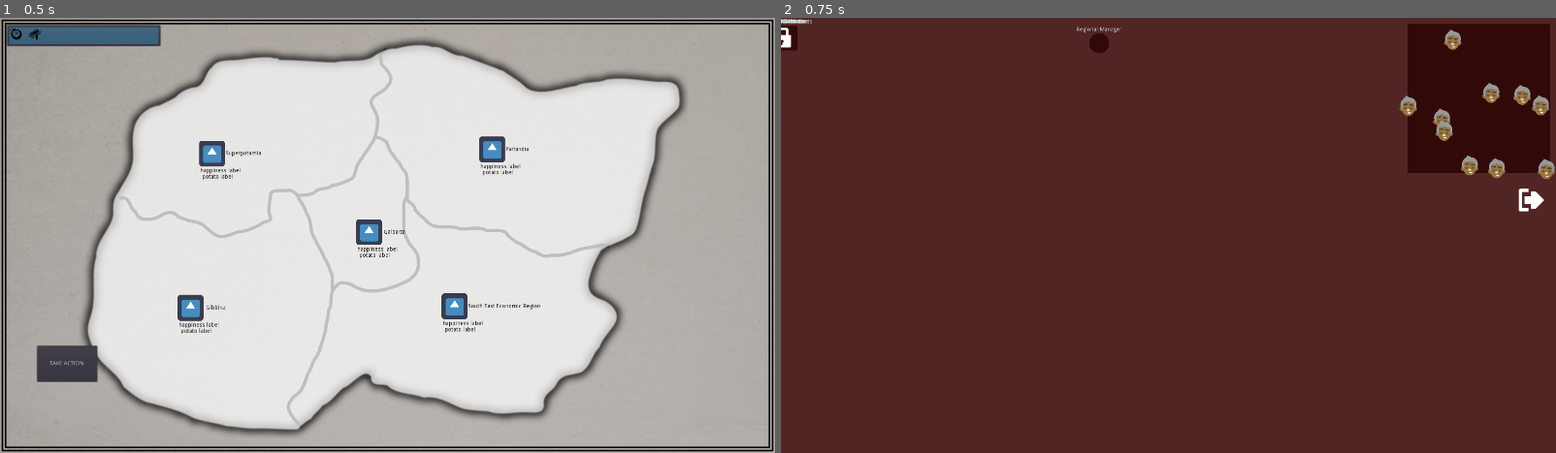
Above: before the commit, frames 1-2 (left to right).
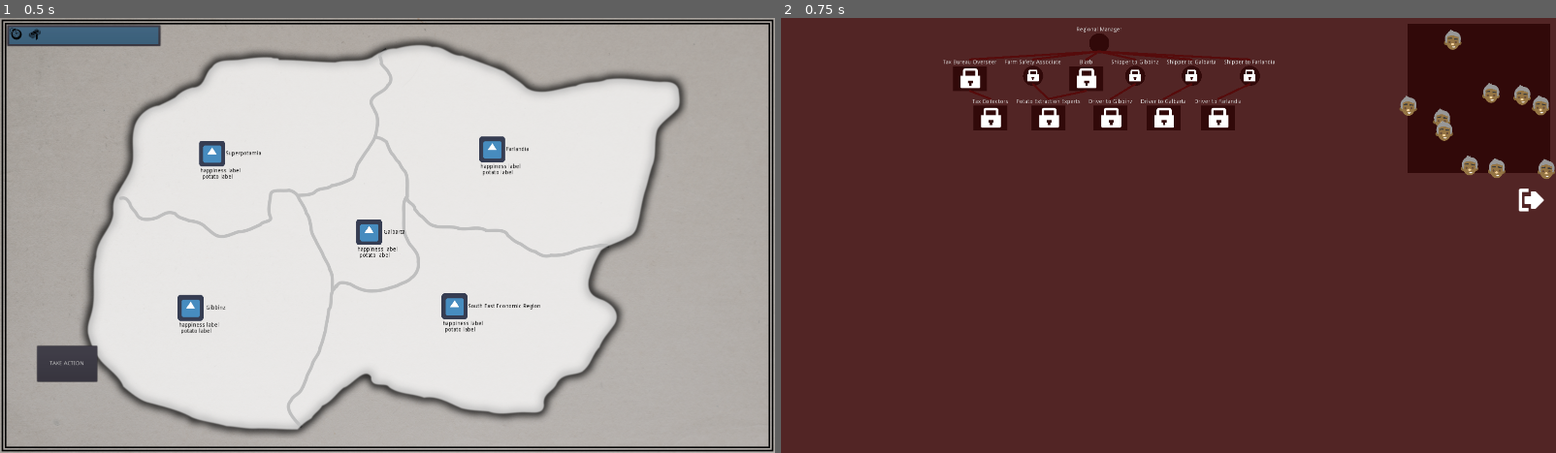
Above: after the commit, the same moments.

Repository: poohshoes/GMTK2020
Game: Godot game, scene res://World.tscn
Same seed, same stepped clock (60 frames per second), same inputs: the game is played once before the commit and once after it. The engine's default icon, where the game draws it, is replaced by a stand-in: a white triangle on a blue panel in a dark square.
Inputs:
- Up to frame 1 (0.5 s): no input
- Up to frame 2 (0.75 s): click "Superpotamia" at 0.5 s

Frame 1 is identical in both runs. In frame 2, 2.8% of the frame differs, in the area x 0-64%, y 0-26%.
Error before the commit: Invalid set index 'parent' (on base: 'Node2D (SingleJob.gd)') with value of type 'Nil'. (res://RegionJobs.gd:177)

Commit message:
Multiple job parents

Diff:
--- a/MultiJob.gd
+++ b/MultiJob.gd
@@ -3,8 +3,11 @@
 export(int) var width;
 export(int) var height;
 
-var parents = null
+var parents = []
+var lines = []
 var children = []
+# These are the children where we are their parent[0]
+var layoutChildren = []
 
 var employee = []
 
--- a/RegionJobs.gd
+++ b/RegionJobs.gd
@@ -17,6 +17,21 @@
 	for job in jobs:
 		numWorkers += job.get_num_workers()
 	return numWorkers
+
+func check_lock(job):
+	var parentsHappy = true
+	for parent in job.parents:
+		if parentsHappy:
+			if parent.isMultiJob:
+				var numWorkersAllowed = parent.get_num_workers() * parent.workersPerManager
+				parentsHappy = job.get_num_workers() < numWorkersAllowed
+			else:
+				parentsHappy = parent.get_num_workers() == 1
+
+	if parentsHappy && job.locked:
+		job.unlock()
+	elif !parentsHappy && !job.locked:
+		job.lock()
 
 func employee_drag_end(employee):
 	for job in jobs:
@@ -25,11 +40,10 @@
 			job.add_employee(employee)
 			employee.hasJob = true
 			for childJob in job.children:
-				childJob.unlock()
-			if job.isMultiJob && job.parent != null && job.parent.isMultiJob:
-				var maxWorkers = job.parent.get_num_workers() * job.parent.workersPerManager
-				if job.get_num_workers() >= maxWorkers:
-					job.lock()
+				check_lock(childJob)
+				#childJob.unlock()
+			#if job.isMultiJob && job.parents.size() != 0 && job.parent.isMultiJob:
+			check_lock(job)
 
 			find_parent('World').tick()
 	if !employee.hasJob:
@@ -50,7 +64,10 @@
 	taxManager.workersPerManager = 2
 	taxCollectors = get_multi_job("Tax Collectors", taxManager)
 	var potatoManager = get_single_job("Farm Safety Associate", rootJob)
+	var potatoManager2 = get_multi_job("Blarb", rootJob)
+	potatoManager2.workersPerManager = 2
 	potatoFarmers = get_multi_job("Potato Extraction Experts", potatoManager)
+	extra_parent(potatoFarmers, potatoManager2)
 
 	for i in range(5):
 		potatoDrivers.append(null)
@@ -93,7 +110,7 @@
 		var unusedWidth = graphWidth - depthWidth[depth]
 		currentDepthWidth.append(unusedWidth / 2)
 	layout(rootJob, depthHeight, depthWidth, currentDepthWidth, 0)
-
+	layout_lines(rootJob)
 
 
 	var employeeTemplate = load("res://Employee.tscn")
@@ -105,6 +122,10 @@
 		employee.position.y = $EmployeePool.rect_position.y + (randi()%int($EmployeePool.rect_size.y))
 		employee.connect("drag_end", self, "employee_drag_end")
 
+func extra_parent(child, parent):
+	child.parents.append(parent)
+	parent.children.append(child)
+
 func setup_shipper(regionId, parent):
 	var name = "NAME NOT FOUND"
 
@@ -125,7 +146,7 @@
 	width[depth] += node.width + 10
 	height[depth] = max(node.height, height[depth])
 
-	for child in node.children:
+	for child in node.layoutChildren:
 		get_layout_sizes(child, height, width, depth + 1)
 
 func layout(node, height, width, currentWidth, depth):
@@ -135,16 +156,39 @@
 	currentWidth[depth] += hMargin + node.width
 	node.position.y = floor(height[depth])
 
-	if node.parent != null:
-		var parentPosition = node.parent.get_global_position()
+	for child in node.layoutChildren:
+		layout(child, height, width, currentWidth, depth + 1)
+
+func layout_lines(node):
+	for parent in node.parents:
+		var parentPosition = parent.get_global_position()
 		var myPosition = node.get_global_position()
 		var lineOffset = parentPosition - myPosition
-		lineOffset.y += node.parent.height
-		var line = node.get_node("Line2D")
-		line.points[1] = lineOffset
-
-	for child in node.children:
-		layout(child, height, width, currentWidth, depth + 1)
+		lineOffset.y += parent.height
+
+		var line = Line2D.new()
+		line.set_name("line")
+		node.move_child(node, 0)
+		node.add_child(line)
+		node.lines.append(line)
+		line.add_point(Vector2(0, 0))
+		line.add_point(lineOffset)
+		line.width = 5
+		line.default_color = Color("560b0b")
+		line.begin_cap_mode = Line2D.LINE_CAP_ROUND
+		line.end_cap_mode = Line2D.LINE_CAP_ROUND
+
+	for child in node.layoutChildren:
+		layout_lines(child)
+
+#	if node.parents.size() > 0:
+#		var parentPosition = node.parents[0].get_global_position()
+#		var myPosition = node.get_global_position()
+#		var lineOffset = parentPosition - myPosition
+#		lineOffset.y += node.parents[0].height
+#		var line = node.get_node("Line2D")
+#		line.points[1] = lineOffset
+
 
 
 func layout2(node):
@@ -155,7 +199,7 @@
 		node.position.y = node.parent.position.y + 100
 		node.position.x = node.parent.position.x
 
-	for child in node.children:
+	for child in node.layoutChildren:
 		layout2(child)
 
 
@@ -174,9 +218,10 @@
 	add_child(child)
 	jobs.append(child)
 	child.set_title(labelText)
-	child.parent = parent
-	if (parent != null):
+	if parent != null:
+		child.parents.append(parent)
 		parent.children.append(child)
+		parent.layoutChildren.append(child)
 
 func _on_TextureButton_pressed():
 	hide()
--- a/SingleJob.gd
+++ b/SingleJob.gd
@@ -3,8 +3,11 @@
 export(int) var width;
 export(int) var height;
 
-var parents = null
+var parents = []
+var lines = []
 var children = []
+# These are the children where we are their parent[0]
+var layoutChildren = []
 
 var employee = null
 
